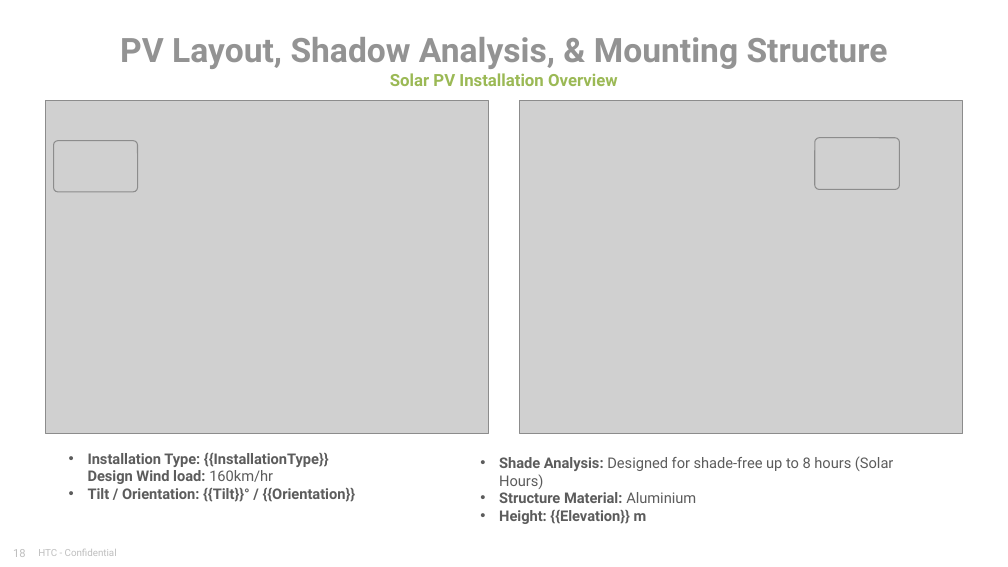
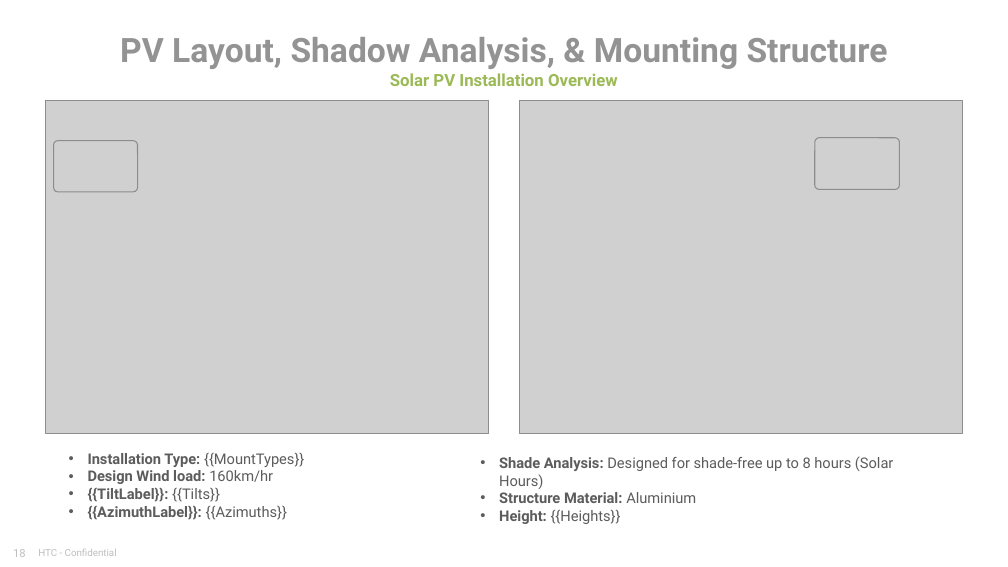
Before and after one commit to MohammedAlLawati/pv-toolkit, a slide deck: slide 18 of web/templates/offer_deck.pptx. Drawn at 1008x567 pixels with LibreOffice and Linux fonts; fonts in the diff are those of the drawing; grey boxes stand for pictures. Boxes give left, top, right and bottom in pixels: in the first picture for what was removed or moved away, otherwise in the second. Text is boxed around its words. In the diff, an @@ line names an element or a change of style, - is before the commit and + after.

```diff
--- a/web/templates/offer_deck.pptx
+++ b/web/templates/offer_deck.pptx
@@ text at (88,453,304,520): text changed @@
-• Installation Type: {{InstallationType}}
-  Design Wind load: 160km/hr
-• Tilt / Orientation: {{Tilt}}° / {{Orientation}}
+• Installation Type: {{MountTypes}}
+• Design Wind load: 160km/hr
+• {{TiltLabel}}: {{Tilts}}
+• {{AzimuthLabel}}: {{Azimuths}}
@@ text at (499,509,621,524): text changed; bold off @@
-• Height: {{Elevation}} m
+• Height: {{Heights}}
```
Also in this commit, not shown: 6 other files.
